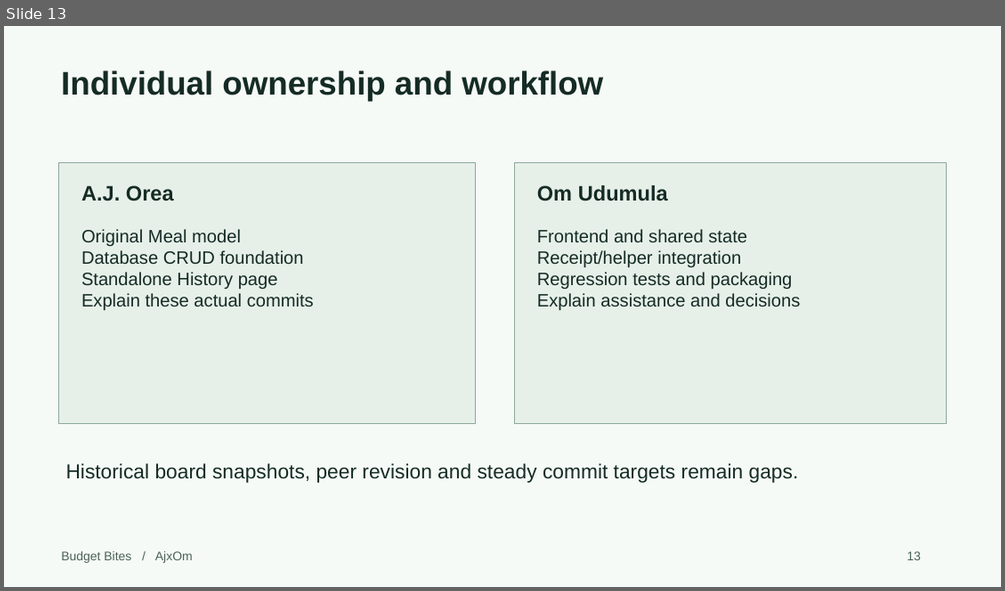
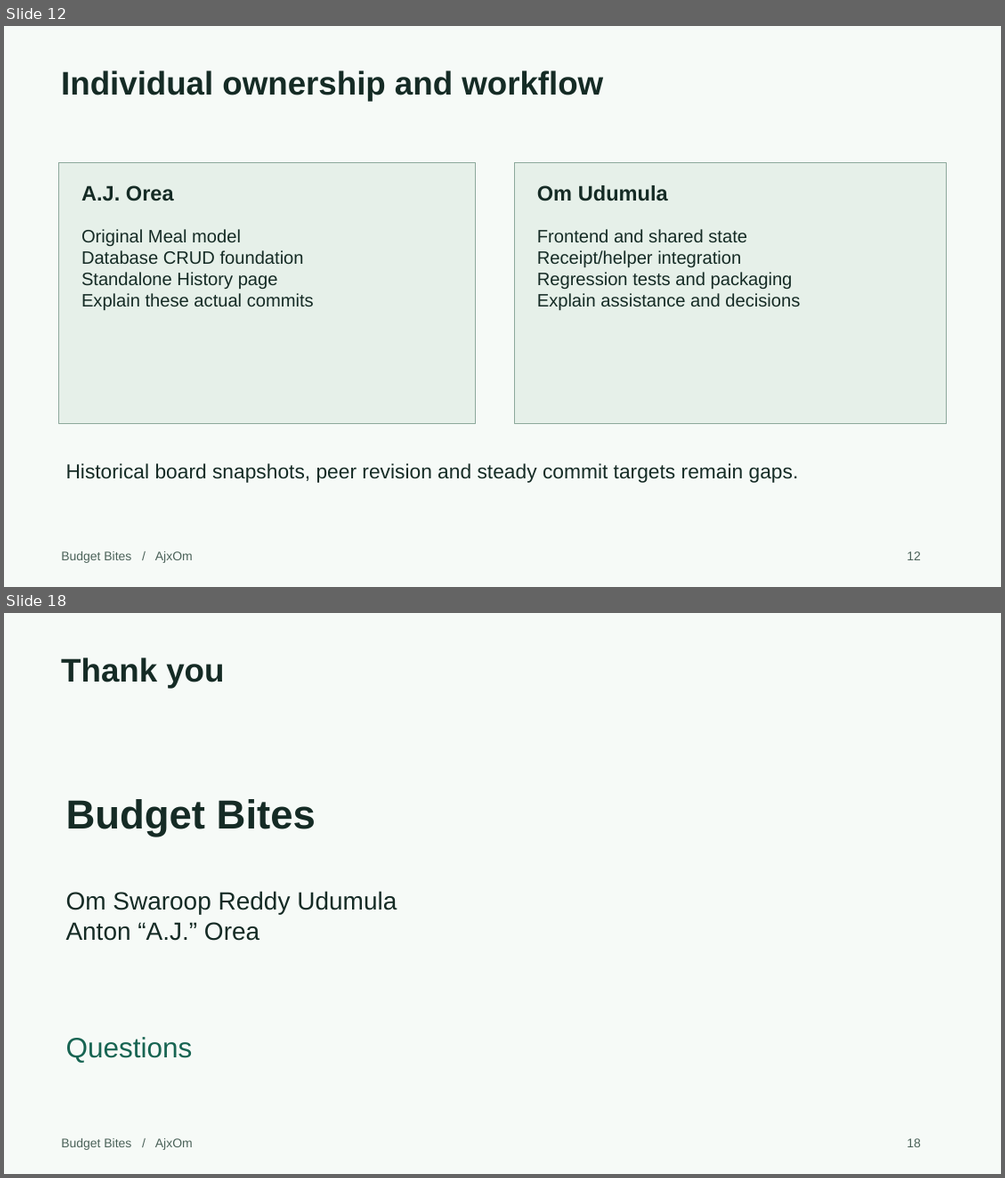
Before and after one commit to Omswaroopreddyudumula/ajxom-budget-bites, a slide deck: submission/Project1_Presentation.pptx. Shown one above the other, each under a label of ours: slide 13 before the commit, slides 12 and 18 after it; the slides between them are not shown. The pictures are 1005x591 and 1005x1178 pixels, drawn with LibreOffice and Linux fonts; fonts in the diff are those of the drawing. Boxes give left, top, right and bottom in pixels: in the first picture for what was removed or moved away, otherwise in the second. Text is boxed around its words. In the diff, an @@ line names an element or a change of style, - is before the commit and + after.

```diff
--- a/submission/Project1_Presentation.pptx
+++ b/submission/Project1_Presentation.pptx
@@ slide 18 added at [4, 613, 1001, 1174], background #F6FAF7 @@
@@ text added at [61, 657, 224, 688], 31.5 pt, text #152B25, bold @@
+Thank you
@@ text added at [66, 799, 316, 836], 39 pt, text #152B25, bold @@
+Budget Bites
@@ text added at [66, 891, 396, 941], 24 pt, text #152B25 @@
+Om Swaroop Reddy Udumula
+Anton “A.J.” Orea
@@ text added at [66, 1037, 193, 1062], 27 pt, text #176452 @@
+Questions
@@ text added at [61, 1138, 193, 1150], 12 pt, text #4B6259 @@
+Budget Bites / AjxOm
@@ text added at [906, 1138, 921, 1147], 12 pt, text #4B6259 @@
+18
@@ what was slide 13 is now slide 12 @@
@@ slide 12 changed as well @@
@@ text at [906, 551, 921, 560]: text changed @@
-13
+12
```
Also in this commit, not shown: 11 other slides changed, 5 other slides added, 2 slides removed, 1 other file.
